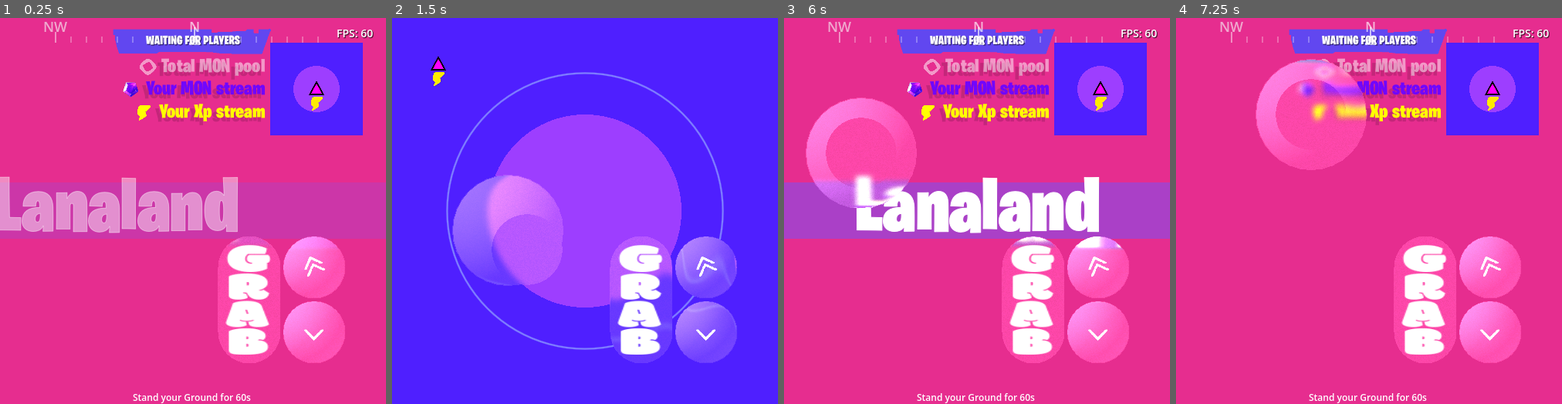
Above: before the commit, frames 1-4 (left to right).
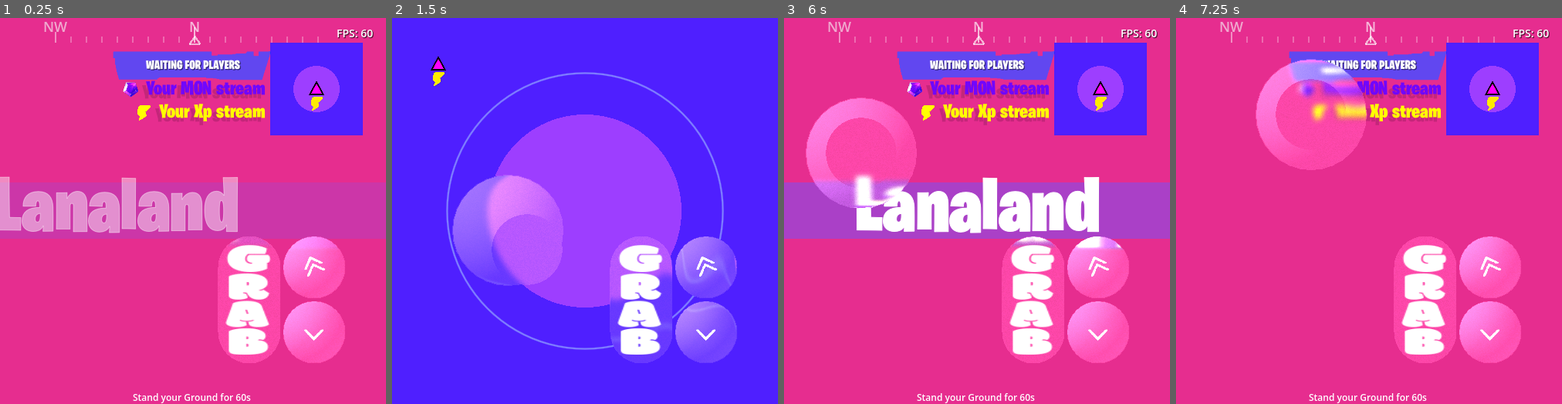
Above: after the commit, the same moments.

Repository: tobiawolaju/WorldOfNads
Game: Godot game, scene res://scenes/gameplay.tscn
Same seed, same stepped clock (60 frames per second), same inputs: the game is played once before the commit and once after it. This scene is started directly instead of the project's main scene.
Inputs (mouse positions are in pixels of both pictures, inside the frame that each line leads up to):
- Up to frame 1 (0.25 s): no input
- Up to frame 2 (1.5 s): tap Enter (pickup) at 0.5 s; drag from (708, 87) to (623, 126) at 0.52 s; tap Space (jump) at 1.25 s; drag from (507, 230) to (565, 288) at 1.27 s
- Up to frame 3 (6 s): move the mouse to (1015, 126) at 2.02 s; hold Right (move_right) 2.03-2.75 s; tap F at 2.1 s; click (899, 230) at 2.77 s; tap Enter (pickup) at 3.5 s; drag from (957, 288) to (861, 153) at 3.52 s; move the mouse to (1092, 268) at 4.27 s; hold Left (move_left) 4.28-5 s; tap T at 4.35 s; tap Space (jump) at 4.52, 5 s; drag from (861, 153) to (919, 114) at 5.02 s; move the mouse to (996, 211) at 5.77 s; hold Down (move_back) from 5.78 s (still down); tap Shift (slide) at 5.85 s; click (996, 211) at 5.92 s
- Up to frame 4 (7.25 s): release Down (move_back) at 6.5 s; drag from (1311, 114) to (1291, 230) at 6.52 s

The runs differ from the first frame. In frame 1, 5.0% of the frame differs, in the area x 29-71%, y 2-17%; in frame 2, nothing differs; in frame 3, 5.0%; in frame 4, 5.1%, in the area x 29-71%, y 2-18%.

Commit message:
chore(hud): move the HUD cover art and caption down; re-export web build
Shift the match cover art and its caption lower on the HUD and refresh
frontend/public/godot with the re-exported build.

Diff:
--- a/godot/scenes/hud.tscn
+++ b/godot/scenes/hud.tscn
@@ -268,9 +268,9 @@
 anchor_left = 0.5
 anchor_right = 0.5
 offset_left = -113.0
-offset_top = 9.0
+offset_top = 37.0
 offset_right = 112.99988
-offset_bottom = 55.000015
+offset_bottom = 90.0
 grow_horizontal = 2
 texture = SubResource("AtlasTexture_cover")
 expand_mode = 1
@@ -280,9 +280,9 @@
 anchor_left = 0.5
 anchor_right = 0.5
 offset_left = -100.5
-offset_top = 22.045
+offset_top = 54.0
 offset_right = 100.49988
-offset_bottom = 50.045
+offset_bottom = 70.0
 grow_horizontal = 2
 size_flags_horizontal = 4
 size_flags_vertical = 4
Not shown, changed: frontend/public/godot/index.html
Not shown, changed: frontend/public/godot/index.pck
